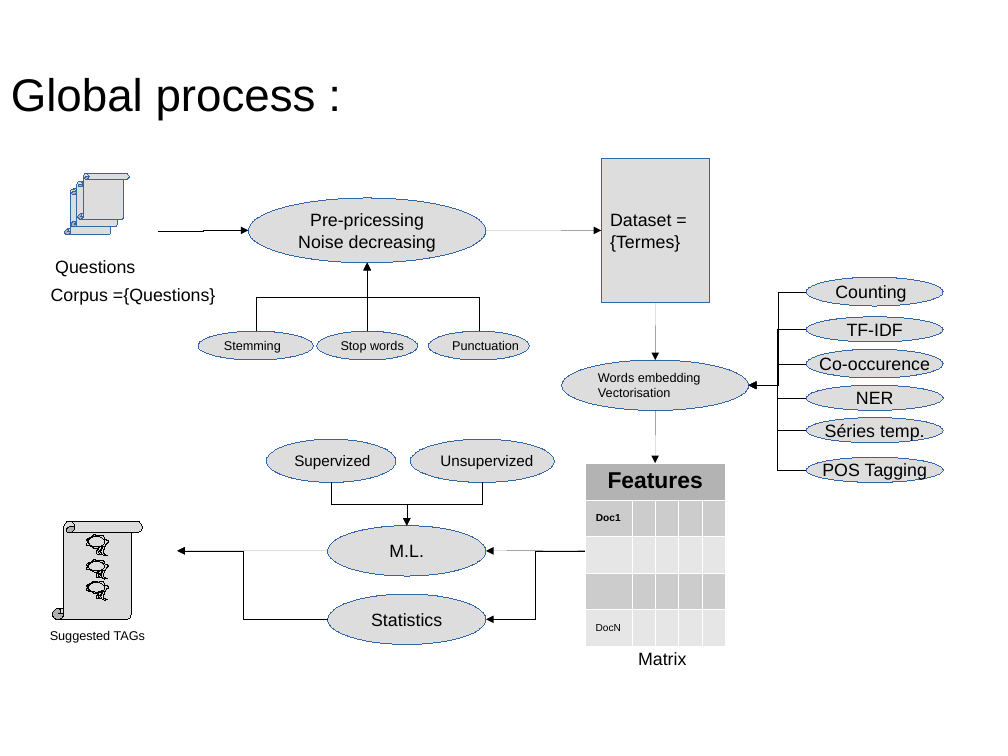
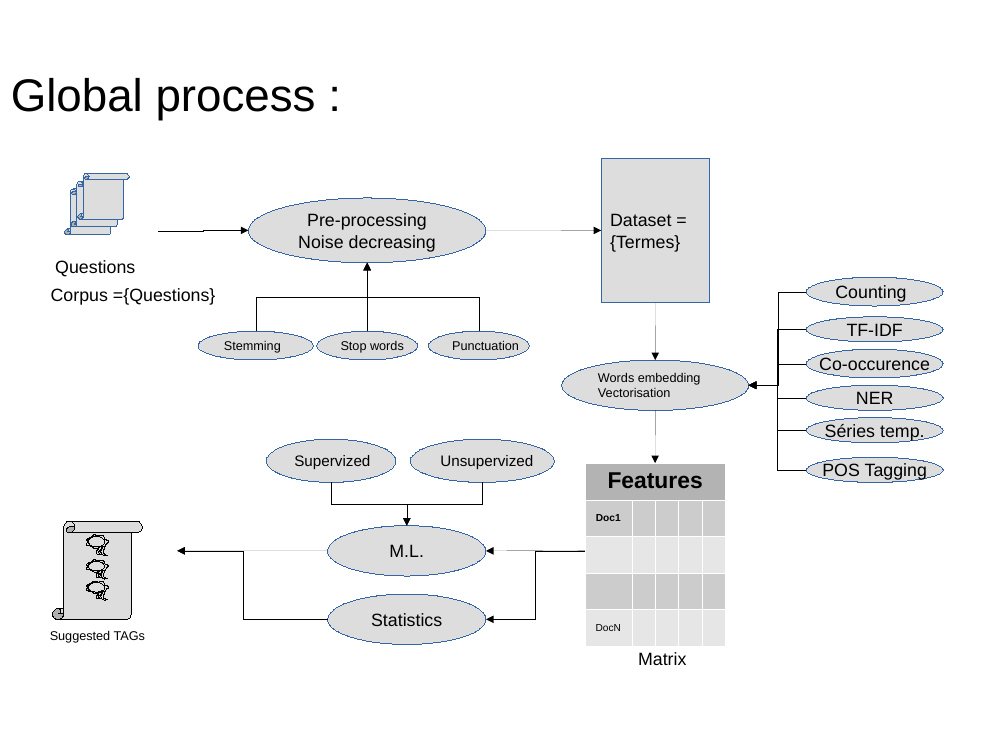
Before and after one commit to dataforcast/OC_Datascientist, a slide deck: slide 11 of P6/report/Openclassrooms_ParcoursDatascientist_P6-V1.odp. Drawn at 1008x756 pixels with LibreOffice and Linux fonts; fonts in the diff are those of the drawing; background and template pictures are left out. Boxes give left, top, right and bottom in pixels: in the first picture for what was removed or moved away, otherwise in the second. Text is boxed around its words. In the diff, an @@ line names an element or a change of style, - is before the commit and + after.

```diff
--- a/P6/report/Openclassrooms_ParcoursDatascientist_P6-V1.odp
+++ b/P6/report/Openclassrooms_ParcoursDatascientist_P6-V1.odp
@@ text in ellipse at (307, 213, 427, 230): text changed @@
-Pre-pricessing
+Pre-processing
```
Also in this commit, not shown: 5 other slides changed, 1 slide added, 1 slide removed, 8 other files.
